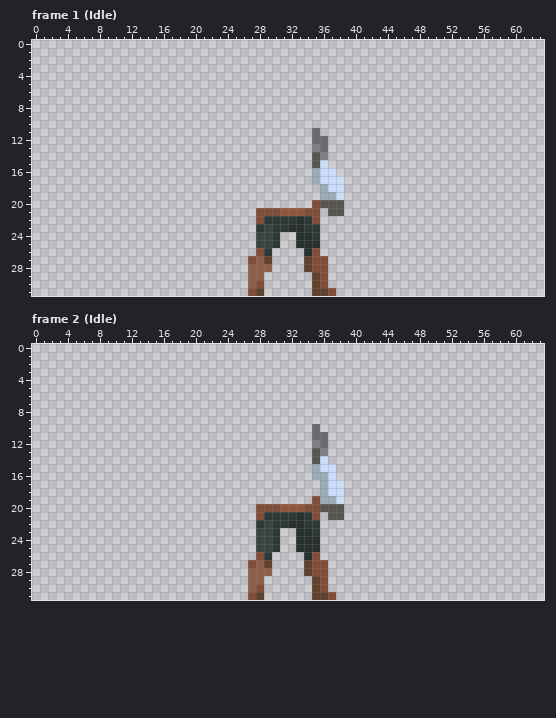
Two versions of one pixel-art file, assets/editor/Player.aseprite. Above: the version before the commit.
64x32 pixels, 16 frames. Shown: frame 1 (Idle), frame 2 (Idle). The commit also changed other frames, which this record leaves out.
After:
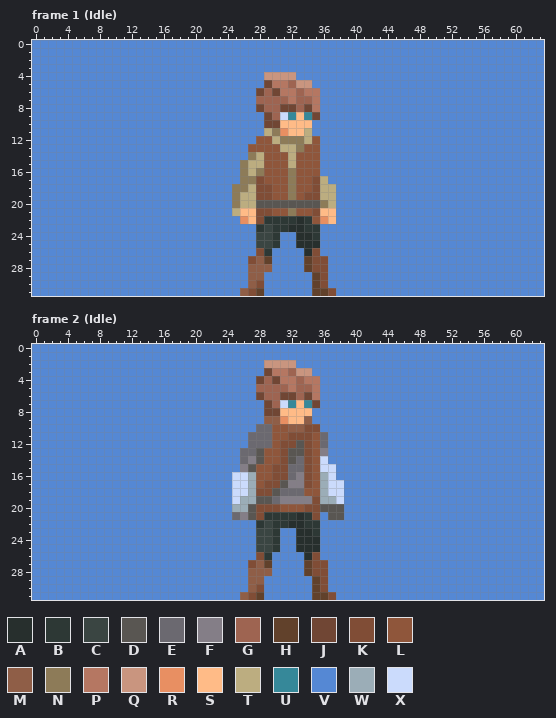
Palette (. is transparent): A #272f2d  B #2d3835  C #3a4542  D #595652  E #6b6970  F #847e87  G #9e6451  H #61412b  J #704634  K #804d36  L #8f563b  M #8f5e47  N #8d7b58  P #b57762  Q #c9957f  R #e88f62  S #ffbb87  T #bcad80  U #368899  V #5588d4  W #9badb7  X #cbdbfc
Edits made:
layer "Layer 1" added
layer "Body" now shown
layer "Head" now shown
layer "Eyes" now shown
layer "Hair" now shown
layer "Front Arm" now shown
Changed rows in their new state; - is an unchanged pixel.
Frame 1 (Idle):
first column x 0:
 0 VVVVVVVVVVVVVVVVVVVVVVVVVVVVVVVVVVVVVVVVVVVVVVVVVVVVVVVVVVVVVVVV
 1 VVVVVVVVVVVVVVVVVVVVVVVVVVVVVVVVVVVVVVVVVVVVVVVVVVVVVVVVVVVVVVVV
 2 VVVVVVVVVVVVVVVVVVVVVVVVVVVVVVVVVVVVVVVVVVVVVVVVVVVVVVVVVVVVVVVV
 3 VVVVVVVVVVVVVVVVVVVVVVVVVVVVVVVVVVVVVVVVVVVVVVVVVVVVVVVVVVVVVVVV
 4 VVVVVVVVVVVVVVVVVVVVVVVVVVVVVQQQQVVVVVVVVVVVVVVVVVVVVVVVVVVVVVVV
 5 VVVVVVVVVVVVVVVVVVVVVVVVVVVVVJPPGQQVVVVVVVVVVVVVVVVVVVVVVVVVVVVV
 6 VVVVVVVVVVVVVVVVVVVVVVVVVVVVJGJPPGPPVVVVVVVVVVVVVVVVVVVVVVVVVVVV
 7 VVVVVVVVVVVVVVVVVVVVVVVVVVVVGGGGPGGPVVVVVVVVVVVVVVVVVVVVVVVVVVVV
 8 VVVVVVVVVVVVVVVVVVVVVVVVVVVVJGGJJGJPVVVVVVVVVVVVVVVVVVVVVVVVVVVV
 9 VVVVVVVVVVVVVVVVVVVVVVVVVVVVVJGXUSUJVVVVVVVVVVVVVVVVVVVVVVVVVVVV
10 VVVVVVVVVVVVVVVVVVVVVVVVVVVVVJJSSSSVVVVVVVVVVVVVVVVVVVVVVVVVVVVV
11 VVVVVVVVVVVVVVVVVVVVVVVVVVVVVTNRSSTVVVVVVVVVVVVVVVVVVVVVVVVVVVVV
12 VVVVVVVVVVVVVVVVVVVVVVVVVVVVLLTNNNTLVVVVVVVVVVVVVVVVVVVVVVVVVVVV
13 VVVVVVVVVVVVVVVVVVVVVVVVVVVLLLLTTNLLVVVVVVVVVVVVVVVVVVVVVVVVVVVV
14 VVVVVVVVVVVVVVVVVVVVVVVVVVVNTLLLTLLLVVVVVVVVVVVVVVVVVVVVVVVVVVVV
15 VVVVVVVVVVVVVVVVVVVVVVVVVVNTTLLLTLLLVVVVVVVVVVVVVVVVVVVVVVVVVVVV
16 VVVVVVVVVVVVVVVVVVVVVVVVVVNTNLLLNLLLVVVVVVVVVVVVVVVVVVVVVVVVVVVV
17 VVVVVVVVVVVVVVVVVVVVVVVVVVNNKLLLNLLKTVVVVVVVVVVVVVVVVVVVVVVVVVVV
18 VVVVVVVVVVVVVVVVVVVVVVVVVNNTKKLLNLLKTTVVVVVVVVVVVVVVVVVVVVVVVVVV
19 VVVVVVVVVVVVVVVVVVVVVVVVVNTTKKLLNLKKTTVVVVVVVVVVVVVVVVVVVVVVVVVV
20 VVVVVVVVVVVVVVVVVVVVVVVVVNTTDDDDDDDDNTVVVVVVVVVVVVVVVVVVVVVVVVVV
21 VVVVVVVVVVVVVVVVVVVVVVVVVTSS--L-N-L-SSVVVVVVVVVVVVVVVVVVVVVVVVVV
22 VVVVVVVVVVVVVVVVVVVVVVVVVVRS-------LRSVVVVVVVVVVVVVVVVVVVVVVVVVV
23 VVVVVVVVVVVVVVVVVVVVVVVVVVVV--------VVVVVVVVVVVVVVVVVVVVVVVVVVVV
24 VVVVVVVVVVVVVVVVVVVVVVVVVVVV---VV---VVVVVVVVVVVVVVVVVVVVVVVVVVVV
25 VVVVVVVVVVVVVVVVVVVVVVVVVVVV---VV---VVVVVVVVVVVVVVVVVVVVVVVVVVVV
26 VVVVVVVVVVVVVVVVVVVVVVVVVVVV--VVVV--VVVVVVVVVVVVVVVVVVVVVVVVVVVV
27 VVVVVVVVVVVVVVVVVVVVVVVVVVV---VVVV---VVVVVVVVVVVVVVVVVVVVVVVVVVV
28 VVVVVVVVVVVVVVVVVVVVVVVVVVV---VVVV---VVVVVVVVVVVVVVVVVVVVVVVVVVV
29 VVVVVVVVVVVVVVVVVVVVVVVVVVV--VVVVVV--VVVVVVVVVVVVVVVVVVVVVVVVVVV
30 VVVVVVVVVVVVVVVVVVVVVVVVVVV--VVVVVV--VVVVVVVVVVVVVVVVVVVVVVVVVVV
31 VVVVVVVVVVVVVVVVVVVVVVVVVVM--VVVVVV---VVVVVVVVVVVVVVVVVVVVVVVVVV
Frame 2 (Idle):
first column x 0:
 0 VVVVVVVVVVVVVVVVVVVVVVVVVVVVVVVVVVVVVVVVVVVVVVVVVVVVVVVVVVVVVVVV
 1 VVVVVVVVVVVVVVVVVVVVVVVVVVVVVVVVVVVVVVVVVVVVVVVVVVVVVVVVVVVVVVVV
 2 VVVVVVVVVVVVVVVVVVVVVVVVVVVVVQQQQVVVVVVVVVVVVVVVVVVVVVVVVVVVVVVV
 3 VVVVVVVVVVVVVVVVVVVVVVVVVVVVVJPPGQQVVVVVVVVVVVVVVVVVVVVVVVVVVVVV
 4 VVVVVVVVVVVVVVVVVVVVVVVVVVVVJGJPPGPPVVVVVVVVVVVVVVVVVVVVVVVVVVVV
 5 VVVVVVVVVVVVVVVVVVVVVVVVVVVVGGGGPGGPVVVVVVVVVVVVVVVVVVVVVVVVVVVV
 6 VVVVVVVVVVVVVVVVVVVVVVVVVVVVJGGJJGJPVVVVVVVVVVVVVVVVVVVVVVVVVVVV
 7 VVVVVVVVVVVVVVVVVVVVVVVVVVVVVJGXUSUJVVVVVVVVVVVVVVVVVVVVVVVVVVVV
 8 VVVVVVVVVVVVVVVVVVVVVVVVVVVVVJJSSSSVVVVVVVVVVVVVVVVVVVVVVVVVVVVV
 9 VVVVVVVVVVVVVVVVVVVVVVVVVVVVVMMRSSMVVVVVVVVVVVVVVVVVVVVVVVVVVVVV
10 VVVVVVVVVVVVVVVVVVVVVVVVVVVVEELLMMKKVVVVVVVVVVVVVVVVVVVVVVVVVVVV
11 VVVVVVVVVVVVVVVVVVVVVVVVVVVEEELLKKKL-VVVVVVVVVVVVVVVVVVVVVVVVVVV
12 VVVVVVVVVVVVVVVVVVVVVVVVVVVEEELKKDKL-VVVVVVVVVVVVVVVVVVVVVVVVVVV
13 VVVVVVVVVVVVVVVVVVVVVVVVVVEEDLLKDDKL-VVVVVVVVVVVVVVVVVVVVVVVVVVV
14 VVVVVVVVVVVVVVVVVVVVVVVVVVEFDLLKDEKL-VVVVVVVVVVVVVVVVVVVVVVVVVVV
15 VVVVVVVVVVVVVVVVVVVVVVVVVVFDLLKKEEKL--VVVVVVVVVVVVVVVVVVVVVVVVVV
16 VVVVVVVVVVVVVVVVVVVVVVVVVXXWLLKKEFKL--VVVVVVVVVVVVVVVVVVVVVVVVVV
17 VVVVVVVVVVVVVVVVVVVVVVVVVXXWLKKDFFKL---VVVVVVVVVVVVVVVVVVVVVVVVV
18 VVVVVVVVVVVVVVVVVVVVVVVVVXXWKKDEEELL---VVVVVVVVVVVVVVVVVVVVVVVVV
19 VVVVVVVVVVVVVVVVVVVVVVVVVXWWDDEFFFF----VVVVVVVVVVVVVVVVVVVVVVVVV
20 VVVVVVVVVVVVVVVVVVVVVVVVVWWD-----------VVVVVVVVVVVVVVVVVVVVVVVVV
21 VVVVVVVVVVVVVVVVVVVVVVVVVEFD--------V--VVVVVVVVVVVVVVVVVVVVVVVVV
22 VVVVVVVVVVVVVVVVVVVVVVVVVVVV--------VVVVVVVVVVVVVVVVVVVVVVVVVVVV
23 VVVVVVVVVVVVVVVVVVVVVVVVVVVV---VV---VVVVVVVVVVVVVVVVVVVVVVVVVVVV
24 VVVVVVVVVVVVVVVVVVVVVVVVVVVV---VV---VVVVVVVVVVVVVVVVVVVVVVVVVVVV
25 VVVVVVVVVVVVVVVVVVVVVVVVVVVV---VV---VVVVVVVVVVVVVVVVVVVVVVVVVVVV
26 VVVVVVVVVVVVVVVVVVVVVVVVVVVV--VVVV--VVVVVVVVVVVVVVVVVVVVVVVVVVVV
27 VVVVVVVVVVVVVVVVVVVVVVVVVVV---VVVV---VVVVVVVVVVVVVVVVVVVVVVVVVVV
28 VVVVVVVVVVVVVVVVVVVVVVVVVVV---VVVV---VVVVVVVVVVVVVVVVVVVVVVVVVVV
29 VVVVVVVVVVVVVVVVVVVVVVVVVVV--VVVVVV--VVVVVVVVVVVVVVVVVVVVVVVVVVV
30 VVVVVVVVVVVVVVVVVVVVVVVVVVV--VVVVVV--VVVVVVVVVVVVVVVVVVVVVVVVVVV
31 VVVVVVVVVVVVVVVVVVVVVVVVVVM--VVVVVV---VVVVVVVVVVVVVVVVVVVVVVVVVV
